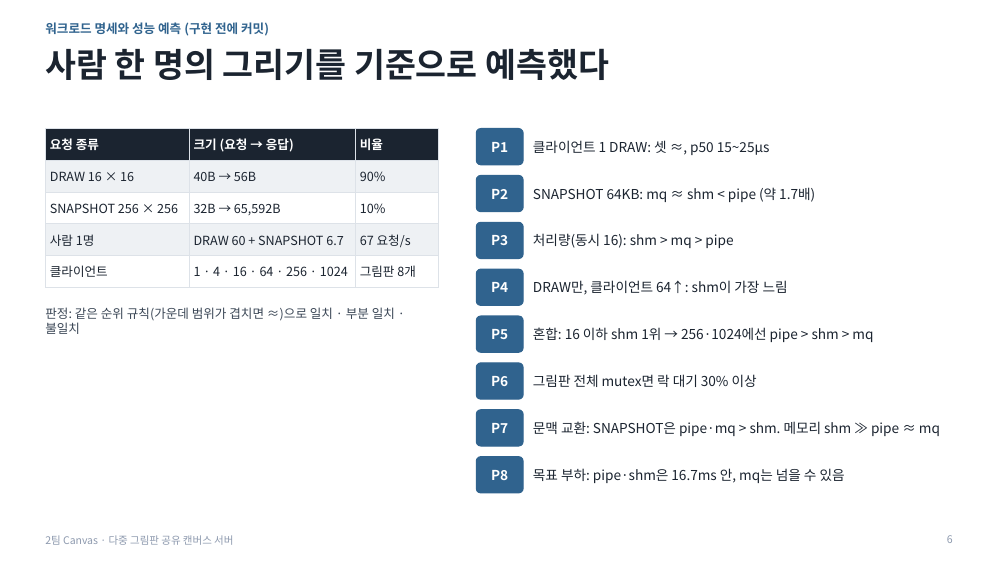
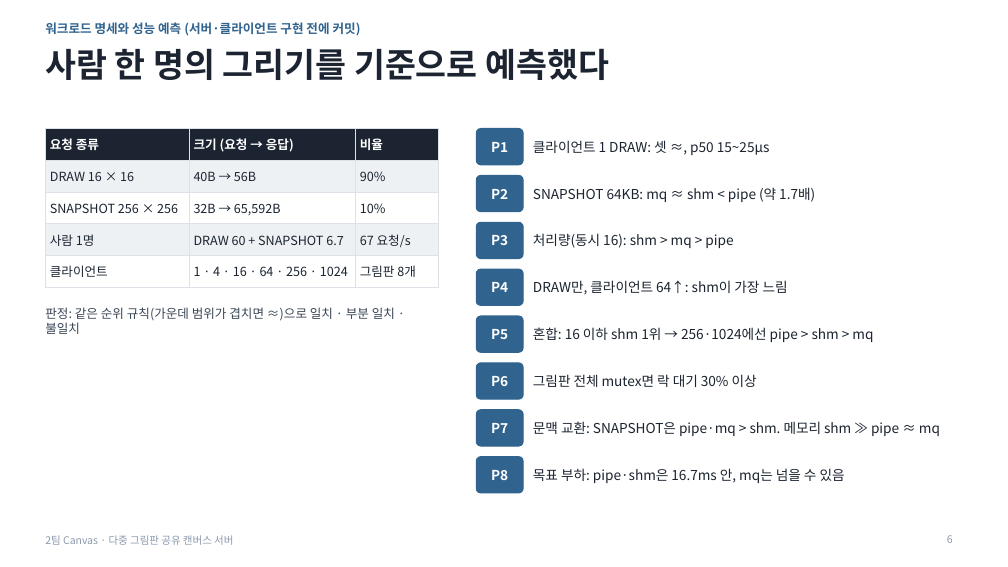
Before and after one commit to unix-ipc-canvas/canvas, a slide deck: slide 6 of docs/submission/발표자료.pptx. Drawn at 1008x567 pixels with LibreOffice and Linux fonts; fonts in the diff are those of the drawing. Boxes give left, top, right and bottom in pixels: in the first picture for what was removed or moved away, otherwise in the second. Text is boxed around its words. In the diff, an @@ line names an element or a change of style, - is before the commit and + after.

Commit message:
docs: 제출물 전체 검토 반영 — 최종보고서·발표자료·대본 다시 만들기
자동 그리기 클라이언트로 이름을 바꾸고, 작업 표현을 정리한 내용을 최종보고서·발표자료·대본에 반영. 검토에서 찾은 어긋남을 고침: 측정 환경의 메모리(약 15GiB)·커널(1단계 보강은 7.0.0-44) 표기, 대본의 투입 시간(153시간, 보고서·발표자료와 같게 작업 기록에서 계산), 2단계 측정 조건 문장의 범위, 실행 결과 슬라이드 제목. AI 활용 기록과 대화 기록에 이번 요청을 덧붙임. Refs #93

```diff
--- a/docs/submission/발표자료.pptx
+++ b/docs/submission/발표자료.pptx
@@ text at (45,22,361,36): text changed @@
-워크로드 명세와 성능 예측 (구현 전에 커밋)
+워크로드 명세와 성능 예측 (서버·클라이언트 구현 전에 커밋)
```
Also in this commit, not shown: 6 other slides changed, 4 other files.
